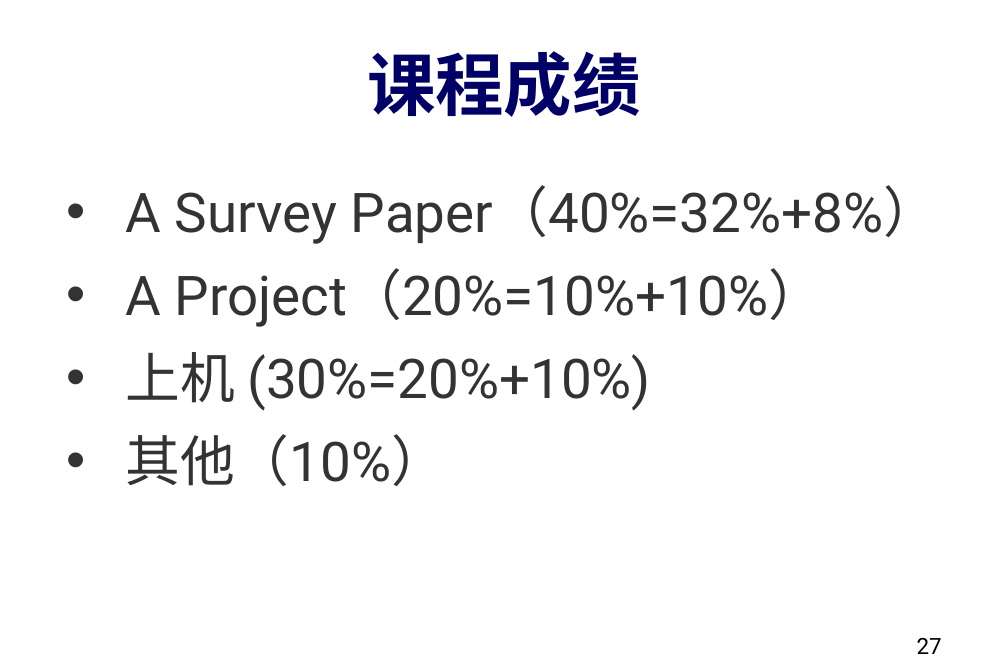
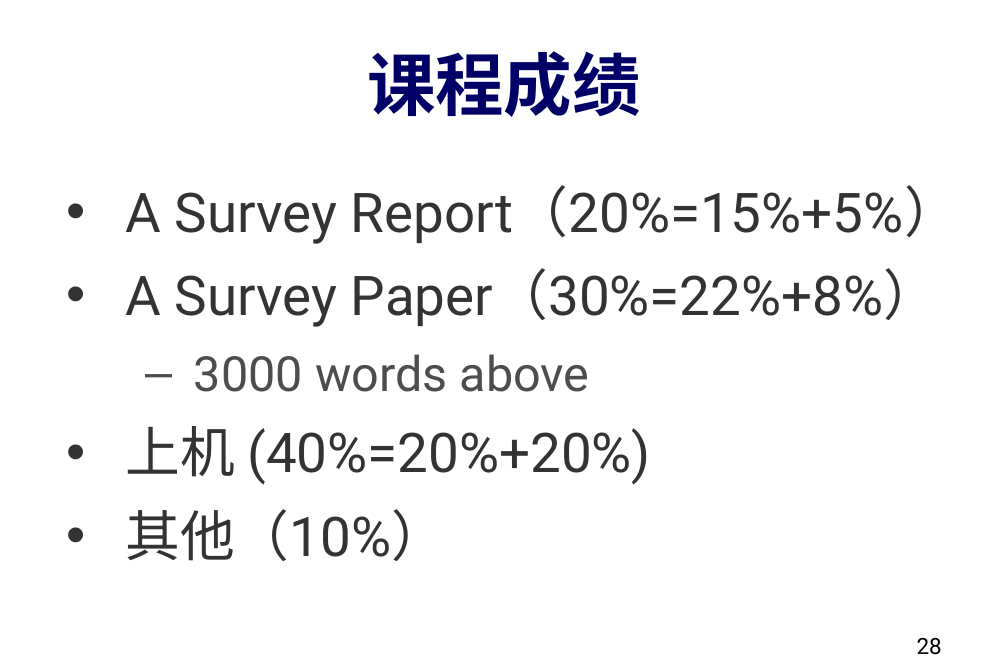
Before and after one commit to dase314/dase314.github.io, a slide deck: slide 28 of files/W1-Intro.pptx (slide 27 before the commit). Drawn at 1008x672 pixels with LibreOffice and Linux fonts; fonts in the diff are those of the drawing. Boxes give left, top, right and bottom in pixels: in the first picture for what was removed or moved away, otherwise in the second. Text is boxed around its words. In the diff, an @@ line names an element or a change of style, - is before the commit and + after.

```diff
--- a/files/W1-Intro.pptx
+++ b/files/W1-Intro.pptx
@@ text at (125, 185, 959, 485): text changed @@
-• A Survey Paper（40%=32%+8%）
-• A Project（20%=10%+10%）
-• 上机 (30%=20%+10%)
+• A Survey Report（20%=15%+5%）
+• A Survey Paper（30%=22%+8%）
+  – 3000 words above
+• 上机 (40%=20%+20%)
@@ page number at (917, 638, 942, 655): text changed @@
-27
+28
```
Also in this commit, not shown: 6 other slides changed, 2 slides added, 2 other files.
